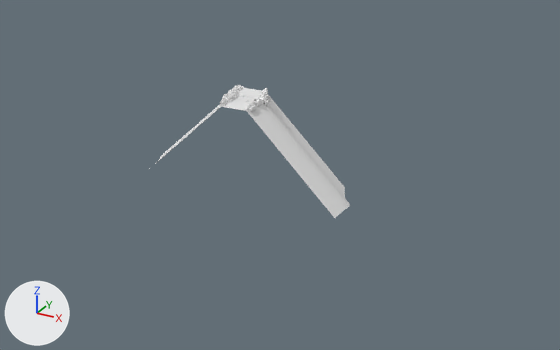
A saved change to the OBJ model VektoriaApp/models/RoadTiles/RoadTiles_Curve_UpDown/RoadTiles_Curve_L_Down/RoadTile_Curve_L_Down3.obj.
Rendered twice from a 50 mm camera at (1317.0, -2226.0, 835.0) aimed at (85.0, 13.0, -285.0). The lights are fixed; the arrows at lower left show +X, +Y and +Z. Where no turn or scale is listed for an object, it has been applied to the vertices.

Names of what the first picture shows: 'Rocks_LowPoly1_Cube.014'.
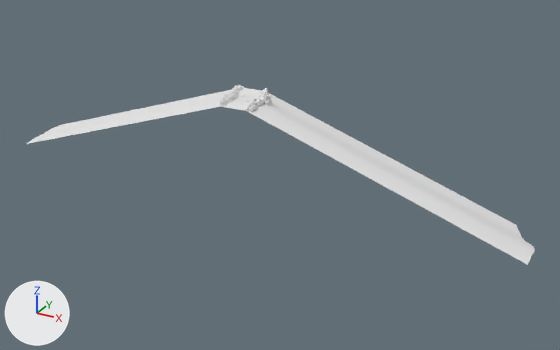
Diff of the bpy script that builds the scene:
```diff
--- a/VektoriaApp/models/RoadTiles/RoadTiles_Curve_UpDown/RoadTiles_Curve_L_Down/RoadTile_Curve_L_Down3.obj.py
+++ b/VektoriaApp/models/RoadTiles/RoadTiles_Curve_UpDown/RoadTiles_Curve_L_Down/RoadTile_Curve_L_Down3.obj.py
@@ me_rocks_lowpoly1_cube_014 @@
 me_rocks_lowpoly1_cube_014.from_pydata(...)  # 4635 vertices, 9072 faces, 5 loose edges; spans x -497.0..380.0, y -150.0..150.0, z -345.0..22.0
-me_rocks_lowpoly1_cube_014.vertices[4601].co = (380.0, -123.0, -315.0)  # pixel (338, 215)
-me_rocks_lowpoly1_cube_014.vertices[4607].co = (305.0, 95.0, -345.0)  # pixel (344, 194)
-me_rocks_lowpoly1_cube_014.vertices[4613].co = (-497.0, 123.0, -345.0)  # pixel (167, 151)
-me_rocks_lowpoly1_cube_014.vertices[4614].co = (-497.0, 95.0, -345.0)  # pixel (163, 153)
-me_rocks_lowpoly1_cube_014.vertices[4615].co = (-410.0, -95.0, -315.0)
-me_rocks_lowpoly1_cube_014.vertices[4616].co = (-403.0, -123.0, -315.0)
-me_rocks_lowpoly1_cube_014.vertices[4617].co = (-473.0, 41.0, -339.0)  # pixel (159, 157)
-me_rocks_lowpoly1_cube_014.vertices[4618].co = (-456.0, 14.0, -333.0)  # pixel (159, 159)
-me_rocks_lowpoly1_cube_014.vertices[4619].co = (-488.0, 68.0, -343.0)  # pixel (160, 155)
-me_rocks_lowpoly1_cube_014.vertices[4620].co = (-416.0, -68.0, -317.0)  # pixel (154, 164)
-me_rocks_lowpoly1_cube_014.vertices[4621].co = (-425.0, -41.0, -321.0)  # pixel (156, 162)
-me_rocks_lowpoly1_cube_014.vertices[4622].co = (-441.0, -14.0, -327.0)  # pixel (157, 161)
-me_rocks_lowpoly1_cube_014.vertices[4623].co = (-497.0, 150.0, -345.0)  # pixel (171, 149)
-me_rocks_lowpoly1_cube_014.vertices[4624].co = (-397.0, -150.0, -315.0)
+# me_rocks_lowpoly1_cube_014 part 1
+for i in [*range(4602, 4607), 4609, 4610]: me_rocks_lowpoly1_cube_014.vertices[i].co += Vector((618.0, 0.0, 0.0))
+for i in [4608, 4611, 4612]: me_rocks_lowpoly1_cube_014.vertices[i].co += Vector((620.0, 0.0, 0.0))
+me_rocks_lowpoly1_cube_014.vertices[4601].co = (999.0, -123.0, -315.0)  # pixel (529, 260)
+me_rocks_lowpoly1_cube_014.vertices[4607].co = (924.0, 95.0, -345.0)  # pixel (520, 233)
+# me_rocks_lowpoly1_cube_014 part 2
+me_rocks_lowpoly1_cube_014.vertices[4613].co = (-1101.0, 123.0, -345.0)  # pixel (55, 126)
+me_rocks_lowpoly1_cube_014.vertices[4614].co = (-1102.0, 95.0, -345.0)  # pixel (51, 128)
+me_rocks_lowpoly1_cube_014.vertices[4615].co = (-1017.0, -95.0, -315.0)  # pixel (32, 139)
+me_rocks_lowpoly1_cube_014.vertices[4616].co = (-1009.0, -123.0, -315.0)  # pixel (29, 141)
+me_rocks_lowpoly1_cube_014.vertices[4617].co = (-1080.0, 41.0, -339.0)  # pixel (45, 132)
+me_rocks_lowpoly1_cube_014.vertices[4618].co = (-1064.0, 14.0, -333.0)  # pixel (43, 133)
+me_rocks_lowpoly1_cube_014.vertices[4619].co = (-1094.0, 68.0, -343.0)  # pixel (48, 130)
+me_rocks_lowpoly1_cube_014.vertices[4620].co = (-1025.0, -68.0, -317.0)  # pixel (36, 137)
+me_rocks_lowpoly1_cube_014.vertices[4621].co = (-1034.0, -41.0, -321.0)  # pixel (39, 135)
+me_rocks_lowpoly1_cube_014.vertices[4622].co = (-1049.0, -14.0, -327.0)  # pixel (41, 134)
+me_rocks_lowpoly1_cube_014.vertices[4623].co = (-1100.0, 150.0, -345.0)  # pixel (60, 124)
+me_rocks_lowpoly1_cube_014.vertices[4624].co = (-1001.0, -150.0, -315.0)  # pixel (25, 144)
 me_rocks_lowpoly1_cube_014.materials.append(mat_rocks_018)
```

What differs and where, as boxes (x1, y1, x2, y2) in the pictures (560 x 350 px; the box of a moved part takes in the faces that stretch with it):
'Rocks_LowPoly1_Cube.014', reshaped (160% wider, 35% taller)
    before: (155, 85, 350, 218)
    after: (27, 85, 535, 265)
part 1 of me_rocks_lowpoly1_cube_014, moved or reshaped
    before: (247, 95, 350, 218)
    after: (247, 93, 535, 265)
part 2 of me_rocks_lowpoly1_cube_014, moved or reshaped
    before: (155, 105, 221, 164)
    after: (27, 90, 229, 144)
